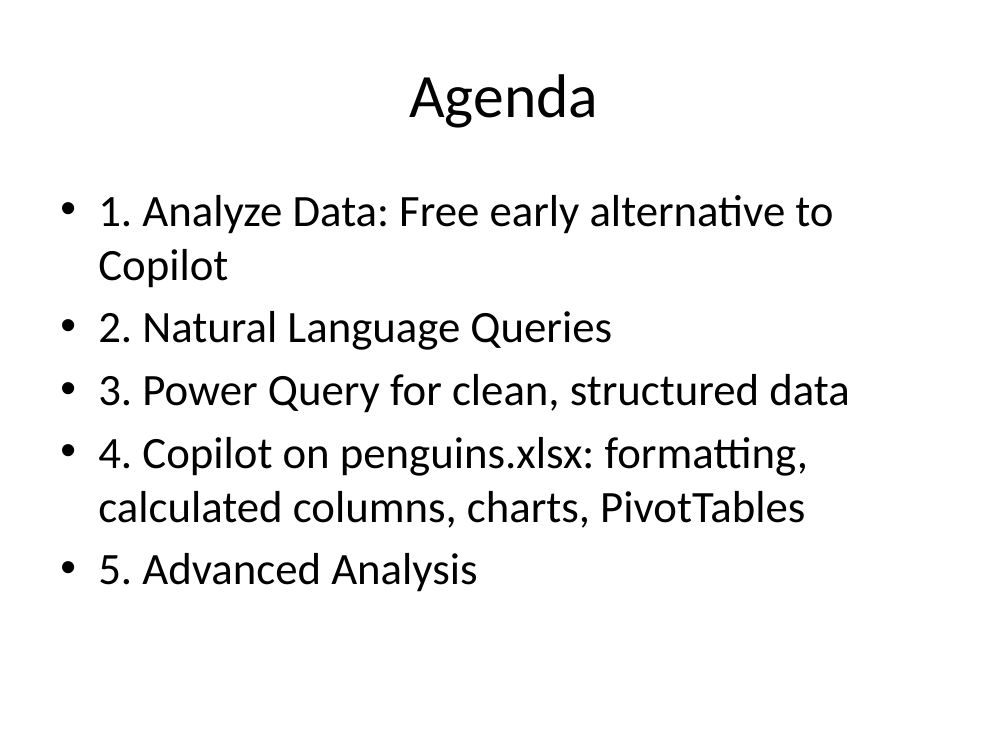
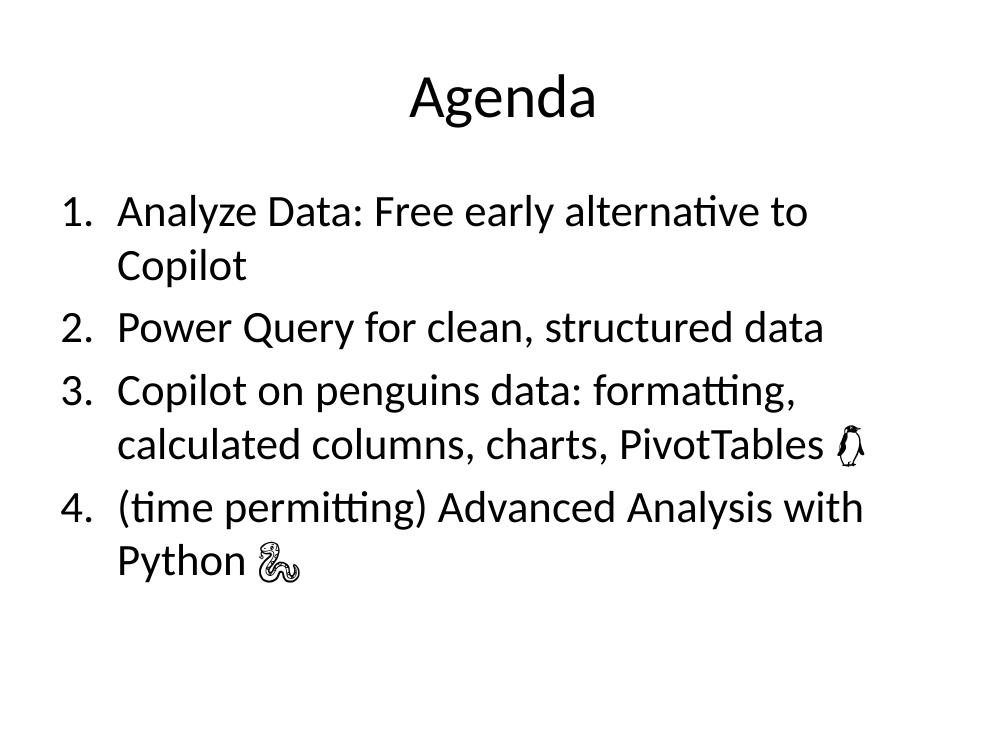
Before and after one commit to stringfestdata/ai-week-intro-copilot-excel, a slide deck: slide 3 of intro_copilot_excel.pptx. Drawn at 1008x756 pixels with LibreOffice and Linux fonts; fonts in the diff are those of the drawing. Boxes give left, top, right and bottom in pixels: in the first picture for what was removed or moved away, otherwise in the second. Text is boxed around its words. In the diff, an @@ line names an element or a change of style, - is before the commit and + after.

```diff
--- a/intro_copilot_excel.pptx
+++ b/intro_copilot_excel.pptx
@@ text at (117,195,864,583): text changed @@
-• 1. Analyze Data: Free early alternative to Copilot
-• 2. Natural Language Queries
-• 3. Power Query for clean, structured data
-• 4. Copilot on penguins.xlsx: formatting, calculated columns, charts, PivotTables
-• 5. Advanced Analysis
+1. Analyze Data: Free early alternative to Copilot
+2. Power Query for clean, structured data
+3. Copilot on penguins data: formatting, calculated columns, charts, PivotTables 🐧
+4. (time permitting) Advanced Analysis with Python 🐍
```
Also in this commit, not shown: 6 other slides changed, 2 other files.
